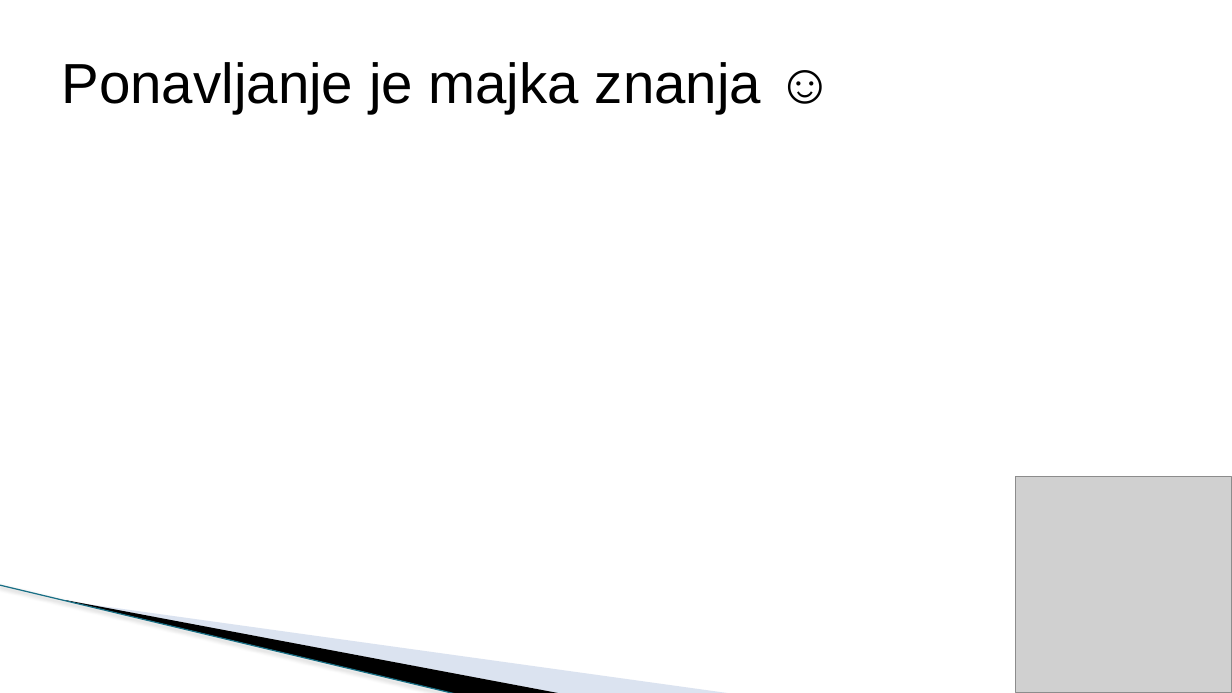
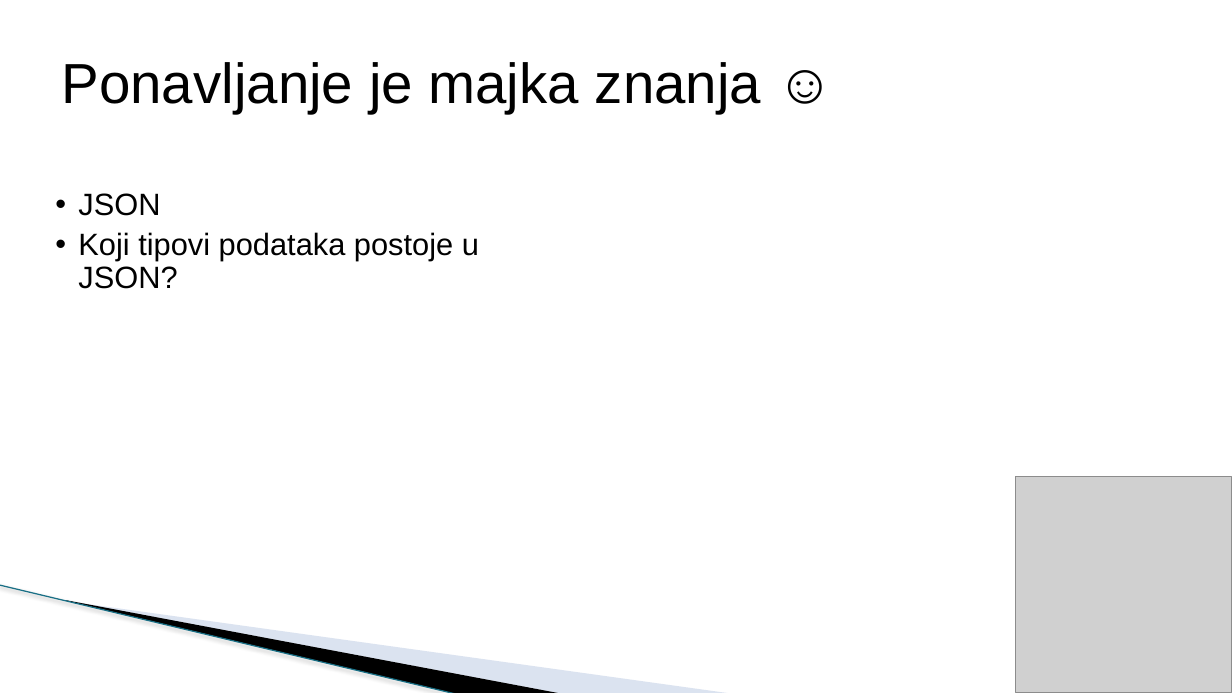
Before and after one commit to todalexcode/kurs-front-end, a slide deck: slide 3 of sesija-26/PPT/Front-End Developer-26.pptx. Drawn at 1232x693 pixels with LibreOffice and Linux fonts; fonts in the diff are those of the drawing; grey boxes stand for pictures; background and template pictures are left out. Boxes give left, top, right and bottom in pixels: in the first picture for what was removed or moved away, otherwise in the second. Text is boxed around its words. In the diff, an @@ line names an element or a change of style, - is before the commit and + after.

```diff
--- a/sesija-26/PPT/Front-End Developer-26.pptx
+++ b/sesija-26/PPT/Front-End Developer-26.pptx
@@ text added at [78, 193, 479, 289], 24 pt, text #000000 @@
+  • JSON
+  • Koji tipovi podataka postoje u JSON?
```
Also in this commit, not shown: 1 other slide changed, 2 slides added, 1 slide removed, 3 other files.
